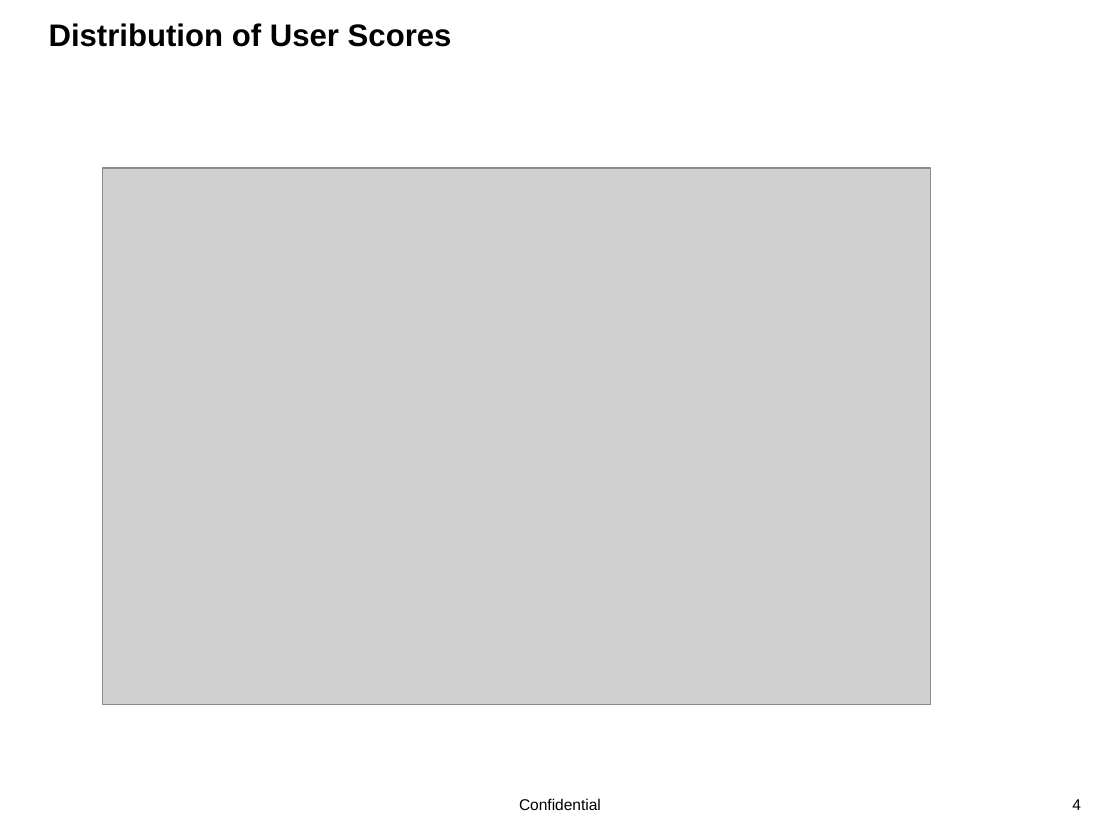
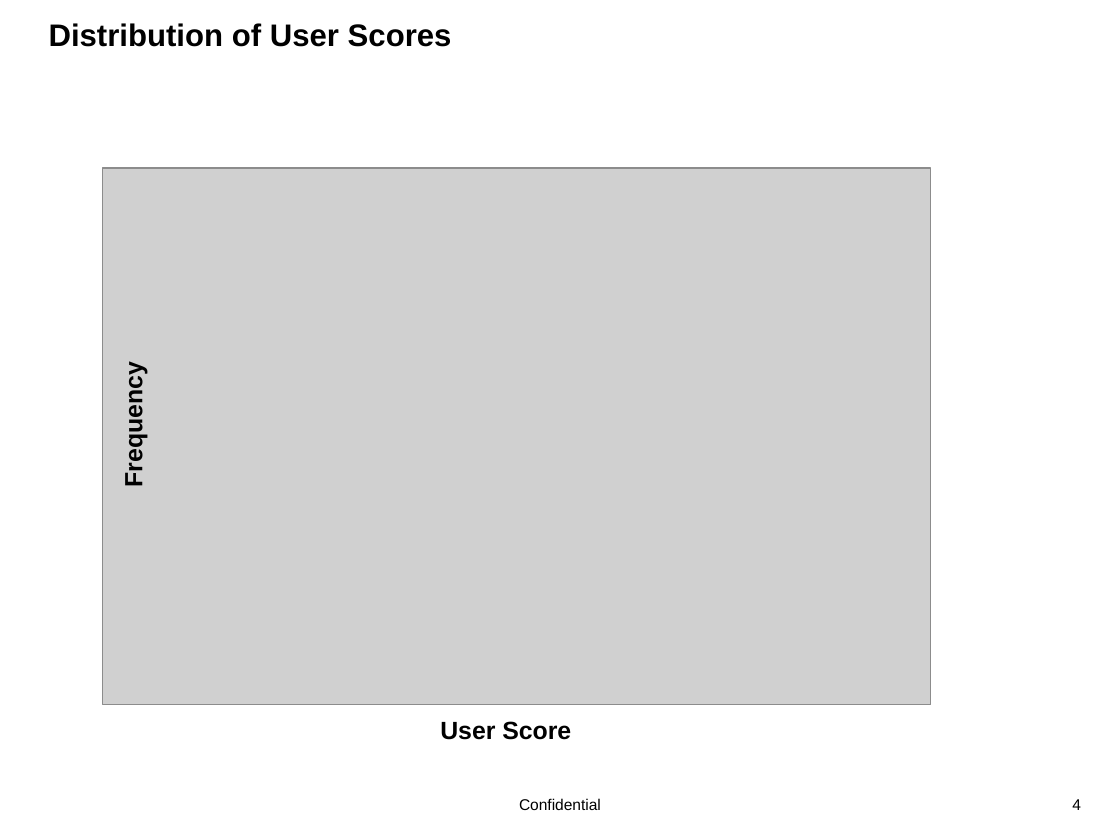
Before and after one commit to sunilbmscce/BDAProject1, a slide deck: slide 4 of project_1/DataSciBootcamp_Proj1_Team6.pptx. Drawn at 1120x840 pixels with LibreOffice and Linux fonts; fonts in the diff are those of the drawing; grey boxes stand for pictures; background and template pictures are left out. Boxes give left, top, right and bottom in pixels: in the first picture for what was removed or moved away, otherwise in the second. Text is boxed around its words. In the diff, an @@ line names an element or a change of style, - is before the commit and + after.

```diff
--- a/project_1/DataSciBootcamp_Proj1_Team6.pptx
+++ b/project_1/DataSciBootcamp_Proj1_Team6.pptx
@@ text added at [120,374,148,484], 16 pt, text #000000, bold @@
+Frequency
@@ text added at [440,721,571,740], 16 pt, text #000000, bold @@
+User Score
```
Also in this commit, not shown: 1 other slide changed, 2 slides added, 1 slide removed, 3 other files.
